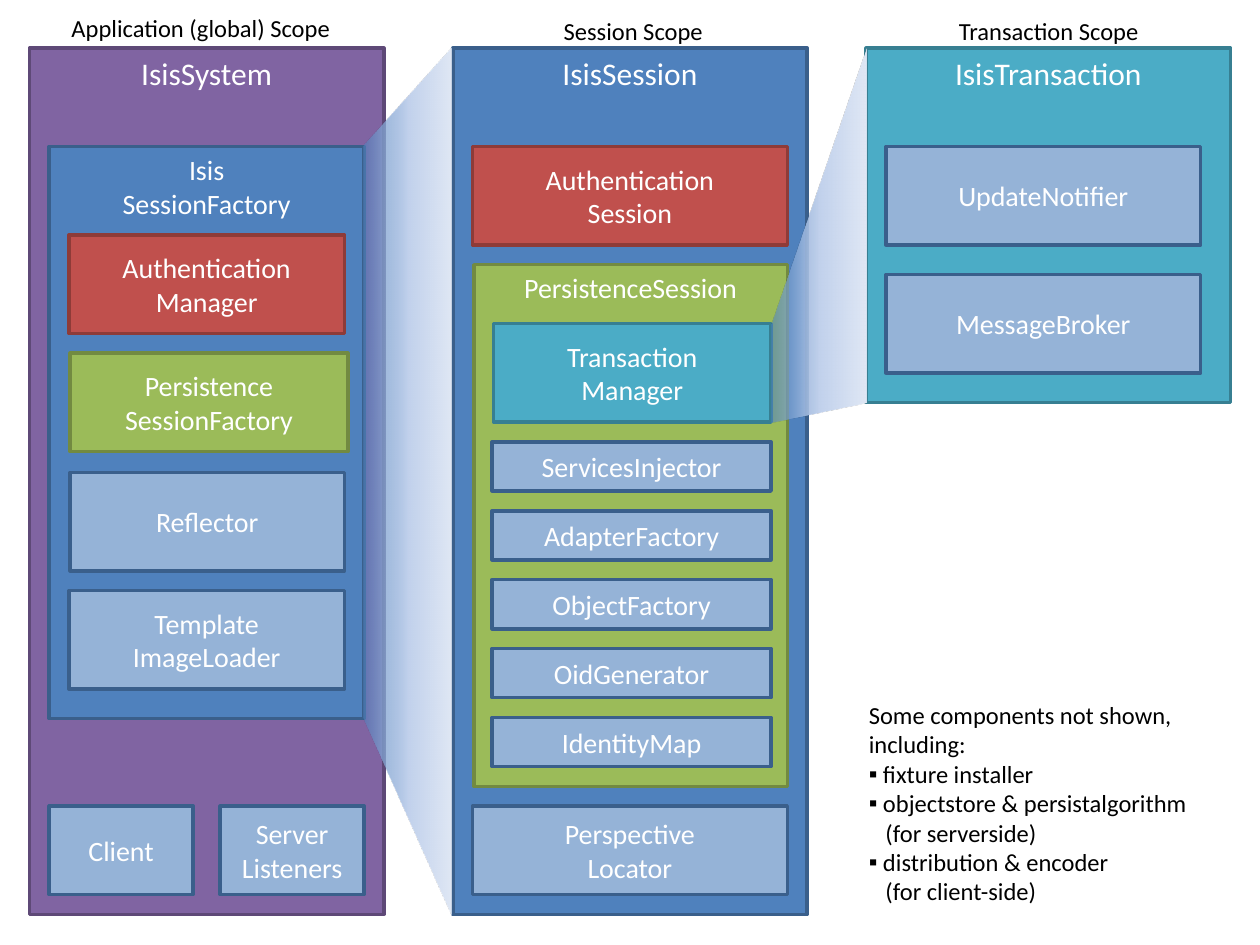
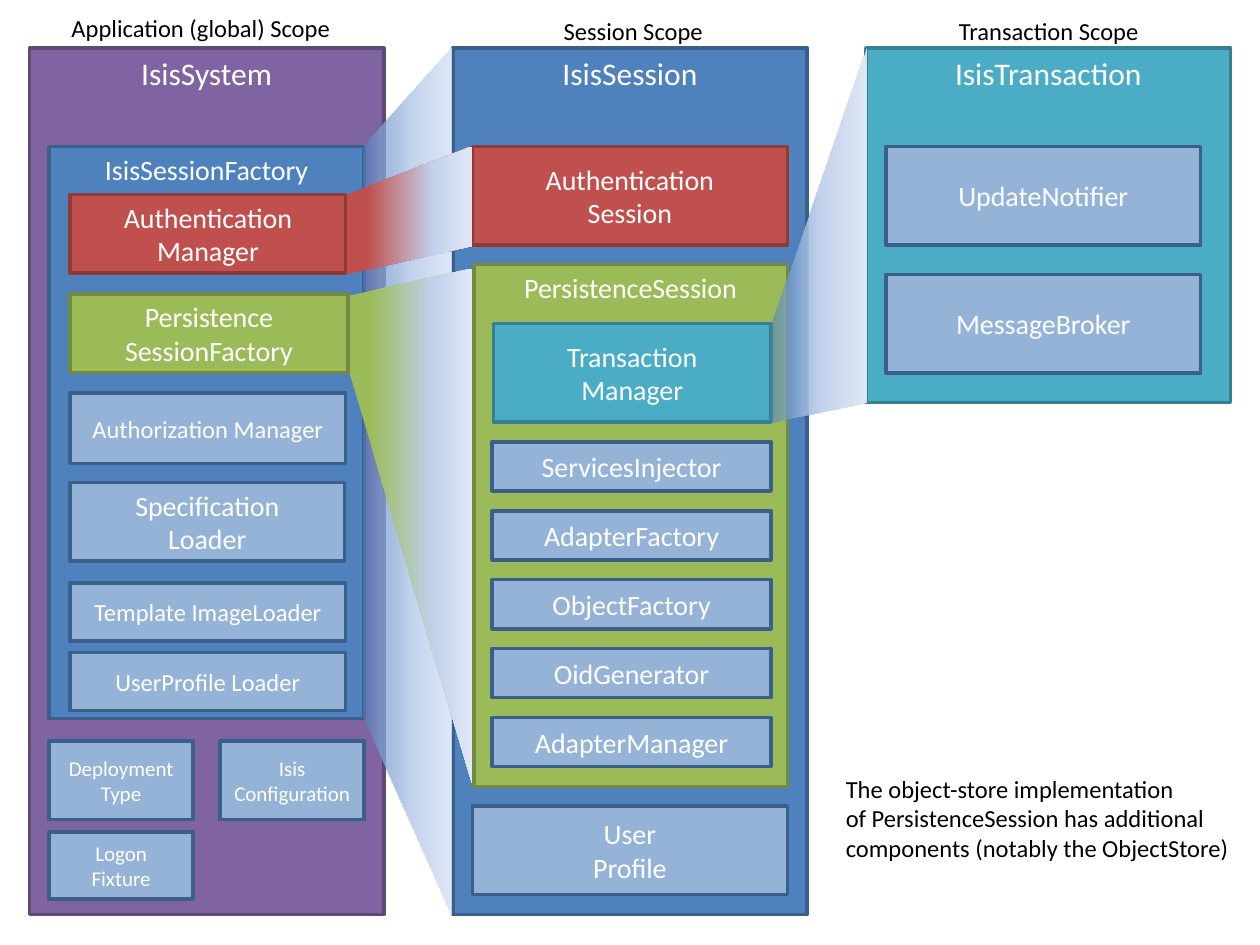
Before and after one commit to apache/causeway, a slide deck: slide 1 of runtimes/dflt/src/docbkx/guide/images/architecture.pptx. Drawn at 1260x945 pixels with LibreOffice and Linux fonts; fonts in the diff are those of the drawing. Boxes give left, top, right and bottom in pixels: in the first picture for what was removed or moved away, otherwise in the second. Text is boxed around its words. In the diff, an @@ line names an element or a change of style, - is before the commit and + after.

```diff
--- a/runtimes/dflt/src/docbkx/guide/images/architecture.pptx
+++ b/runtimes/dflt/src/docbkx/guide/images/architecture.pptx
@@ freeform shape added at <box>348,146,472,273</box>, fill gradient #C0504D to #C2D1ED to #E1E8F5 @@
@@ text in rectangle at <box>105,161,308,185</box>: spaces changed @@
-Isis
-SessionFactory
+IsisSessionFactory
@@ rectangle "Authentication Manager": place and size @@
-rectangle "Authentication Manager" at <box>69,236,345,334</box>
+rectangle "Authentication Manager" at <box>71,195,346,273</box>
@@ freeform shape added at <box>350,268,472,782</box>, fill gradient #9BBB59 to #C2D1ED to #E1E8F5 @@
@@ rectangle "Persistence SessionFactory": place and size @@
-rectangle "Persistence SessionFactory" at <box>71,353,348,451</box>
+rectangle "Persistence SessionFactory" at <box>71,294,348,372</box>
@@ rectangle added at <box>71,393,346,464</box>, fill #95B3D7, outline #3A5F8C 2 pt, 14 pt, text #FFFFFF @@
+Authorization Manager
@@ rectangle "Specification Loader": place and size @@
-rectangle "Specification Loader" at <box>71,472,345,571</box>
+rectangle "Specification Loader" at <box>71,483,345,561</box>
@@ text in rectangle at <box>135,497,279,549</box>: text changed @@
-Reflector
+Specification
+Loader
@@ rectangle "Template ImageLoader": place and size @@
-rectangle "Template ImageLoader" at <box>69,591,345,689</box>
+rectangle "Template ImageLoader" at <box>71,583,346,641</box>
@@ rectangle "Template ImageLoader" at <box>71,583,346,641</box>: size 16 to 14 pt @@
@@ rectangle added at <box>71,653,346,711</box>, fill #95B3D7, outline #3A5F8C 2 pt, 14 pt, text #FFFFFF @@
+UserProfile Loader
@@ rectangle "Deployment Type": place and size @@
-rectangle "Deployment Type" at <box>49,806,193,895</box>
+rectangle "Deployment Type" at <box>49,741,193,819</box>
@@ rectangle "Isis Configuration": place and size @@
-rectangle "Isis Configuration" at <box>220,806,364,895</box>
+rectangle "Isis Configuration" at <box>220,741,364,819</box>
@@ text in rectangle at <box>535,733,728,758</box>: text changed @@
-IdentityMap
+AdapterManager
@@ text in rectangle at <box>69,761,174,805</box>: text changed; size 16 to 12 pt @@
-Client
+Deployment
+Type
@@ text in rectangle at <box>234,762,350,805</box>: text changed; size 16 to 12 pt @@
-Server
-Listeners
+Isis
+Configuration
@@ text at <box>846,781,1228,862</box>: text changed @@
-Some components not shown,
-including:
-▪ fixture installer
-▪ objectstore & persistalgorithm
-  (for serverside)
-▪ distribution & encoder
-  (for client-side)
+The object-store implementation
+of PersistenceSession has additional
+components (notably the ObjectStore)
@@ rectangle added at <box>49,832,193,898</box>, fill #95B3D7, outline #3A5F8C 2 pt, 12 pt, text #FFFFFF @@
+Logon
+Fixture
@@ text in rectangle at <box>593,826,666,878</box>: text changed @@
-Perspective
-Locator
+User
+Profile
```
Also in this commit, not shown: 2 other files.
